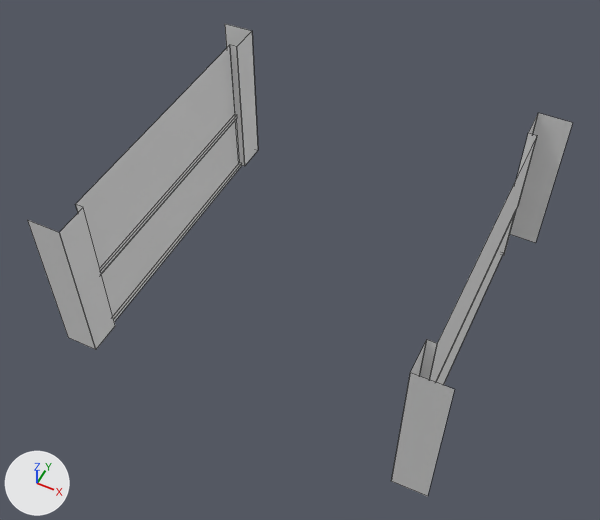
An edit to the Blender file OculusWalkerDemo/_asset/Map/m9020/m9020.blend, drawn before and after from the same camera.
One viewpoint serves both versions: a 50 mm lens placed at (7.11, -15.17, 20.04), pointed at (-0.13, -0.68, 1.92). Arrows for +X, +Y and +Z are at lower left; the lights stay in place. Mesh edges are drawn as thin lines.

In view in the first picture: 'Group.001', 'Group.002'.
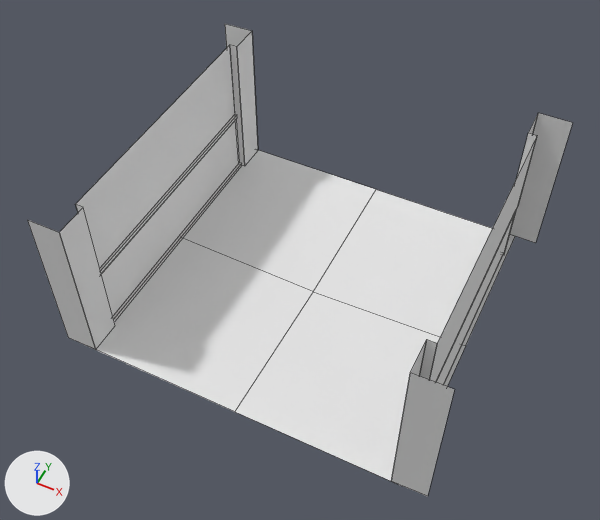
Pixel boxes [x1, y1, x2, y2] of what changed, in the pictures (600 x 520 px):
'Group', added: after [96, 150, 515, 485]

What changed in the scene script:
```text
Add mat_floor_std:
    mat_floor_std = diffuse_material('Floor.std')
    mat_floor_std.base_color = (0.8, 0.8, 0.8)  # white #e7e7e7
Add me_plane:
    me_plane.from_pydata([(0.0, 0.0, -0.18), (-5.0, 0.0, 0.0), (0.0, -5.0, 0.0), (5.0, 0.0, 0.0), (0.0, 5.0, 0.0), (-5.0, -5.0, 0.0), (5.0, -5.0, 0.0), (-5.0, 5.0, 0.0), (5.0, 5.0, 0.0)], [], [(0, 1, 5, 2), (0, 2, 6, 3), (0, 3, 8, 4), (0, 4, 7, 1)])
    me_plane.materials.append(mat_floor_std)  # white #e7e7e7
Add col_group_002:
    col_group_002 = bpy.data.collections.new('Group.002')
    col_group_002.objects.link(ob_plane)
Add ob_plane:
    ob_plane = bpy.data.objects.new('Plane', me_plane)
    ob_plane.location = (0.0, 0.0, 0.0)
Add ob_group:
    ob_group = bpy.data.objects.new('Group', None)
    ob_group.location = (0.0, 0.0, 0.0)
    ob_group.show_instancer_for_render = False
    ob_group.instance_type = 'COLLECTION'
    ob_group.instance_collection = col_group_002
```
